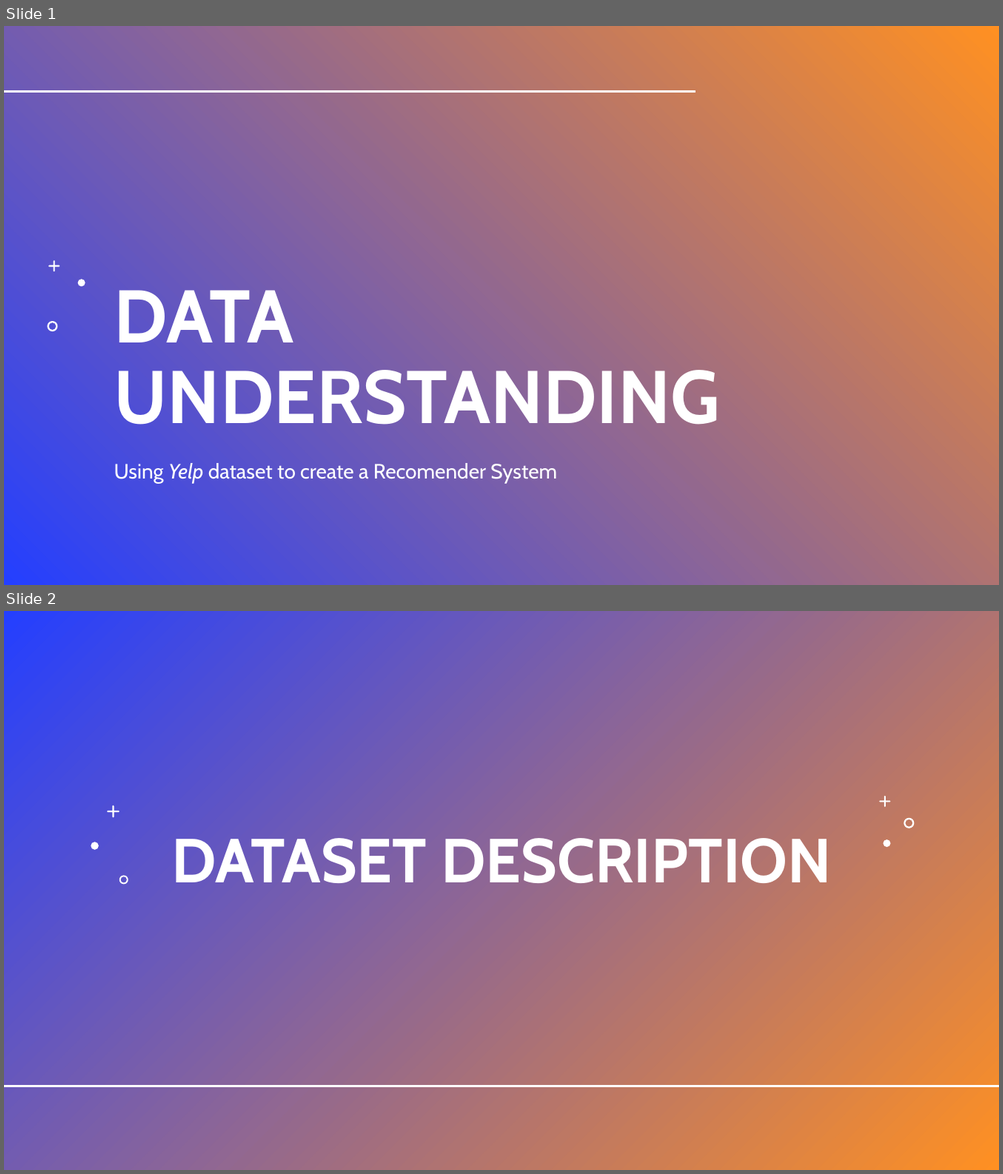
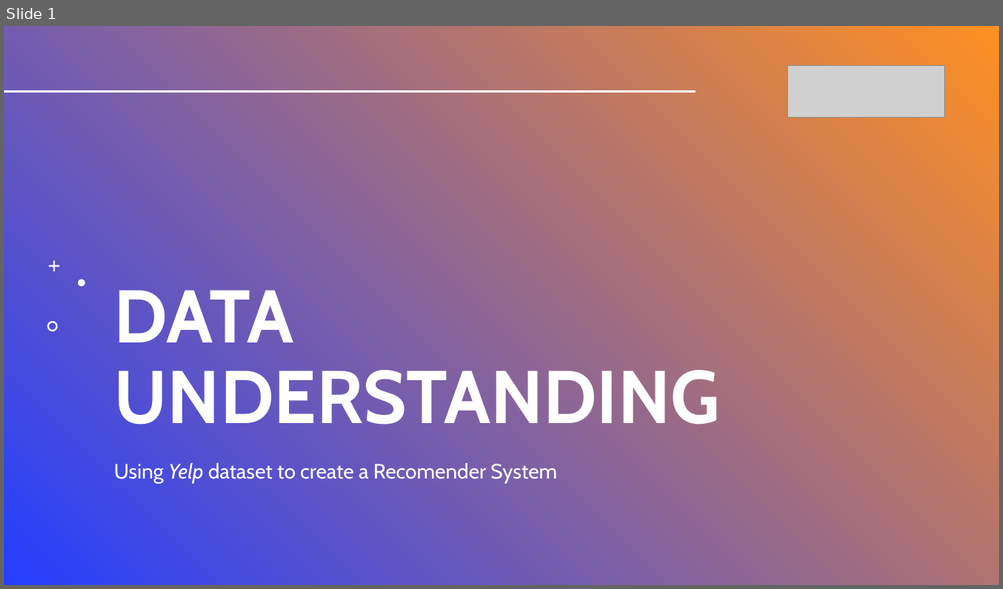
Before and after one commit to sergiodagama/FEUP-CAC_Yelp_Recommender_System, a slide deck: docs/data_understanding/recommender_system_du.pptx. Shown one above the other, each under a label of ours: slides 1 and 2 before the commit, slide 1 after it. The pictures are 1003x1174 and 1003x589 pixels, drawn with LibreOffice and Linux fonts; fonts in the diff are those of the drawing; grey boxes stand for pictures; background and template pictures are left out; a plain dark background stands for a picture behind light text. Boxes give left, top, right and bottom in pixels: in the first picture for what was removed or moved away, otherwise in the second. Text is boxed around its words. In the diff, an @@ line names an element or a change of style, - is before the commit and + after.

Commit message:
chore: add dataset uncompressed, as well as rs du initial script

```diff
--- a/docs/data_understanding/recommender_system_du.pptx
+++ b/docs/data_understanding/recommender_system_du.pptx
@@ slide 2 removed at box(4, 611, 999, 1170), background #FFFFFF @@
@@ rectangle removed at box(4, 611, 999, 1170) @@
@@ line removed from (62, 640) to (62, 1170) @@
@@ line removed from (62, 702) to (62, 1170) @@
@@ freeform shape removed at box(107, 806, 119, 818) @@
@@ freeform shape removed at box(879, 796, 891, 807) @@
@@ title removed at box(171, 831, 831, 897) @@
-DATASET DESCRIPTION
@@ freeform shape removed at box(904, 817, 914, 828) @@
@@ freeform shape removed at box(91, 843, 98, 850) @@
@@ freeform shape removed at box(883, 840, 891, 848) @@
@@ freeform shape removed at box(119, 876, 128, 885) @@
@@ line removed from (4, 1087) to (999, 1087) @@
@@ slide 1 changed as well @@
@@ rectangle removed at box(4, 26, 999, 585) @@
@@ picture added at box(788, 65, 945, 117) @@
```
Also in this commit, not shown: 3 slides added, 2 other files.
